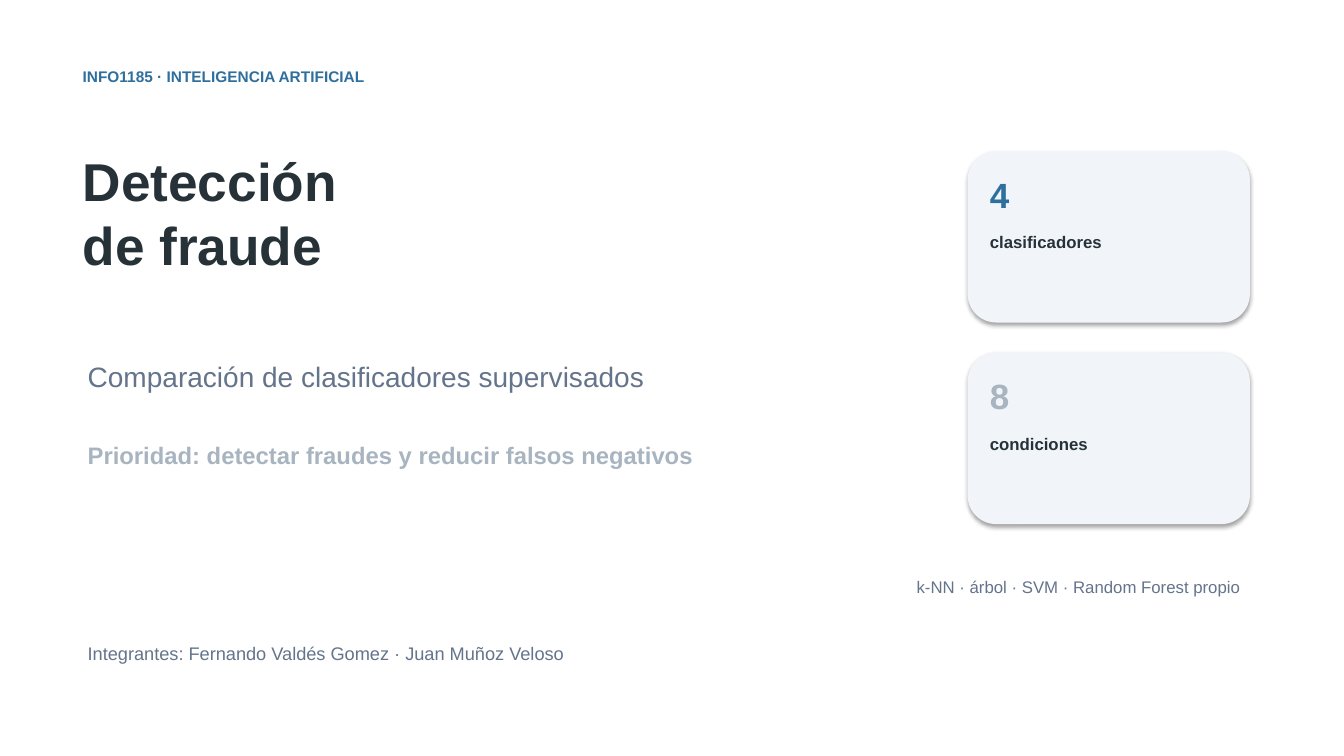
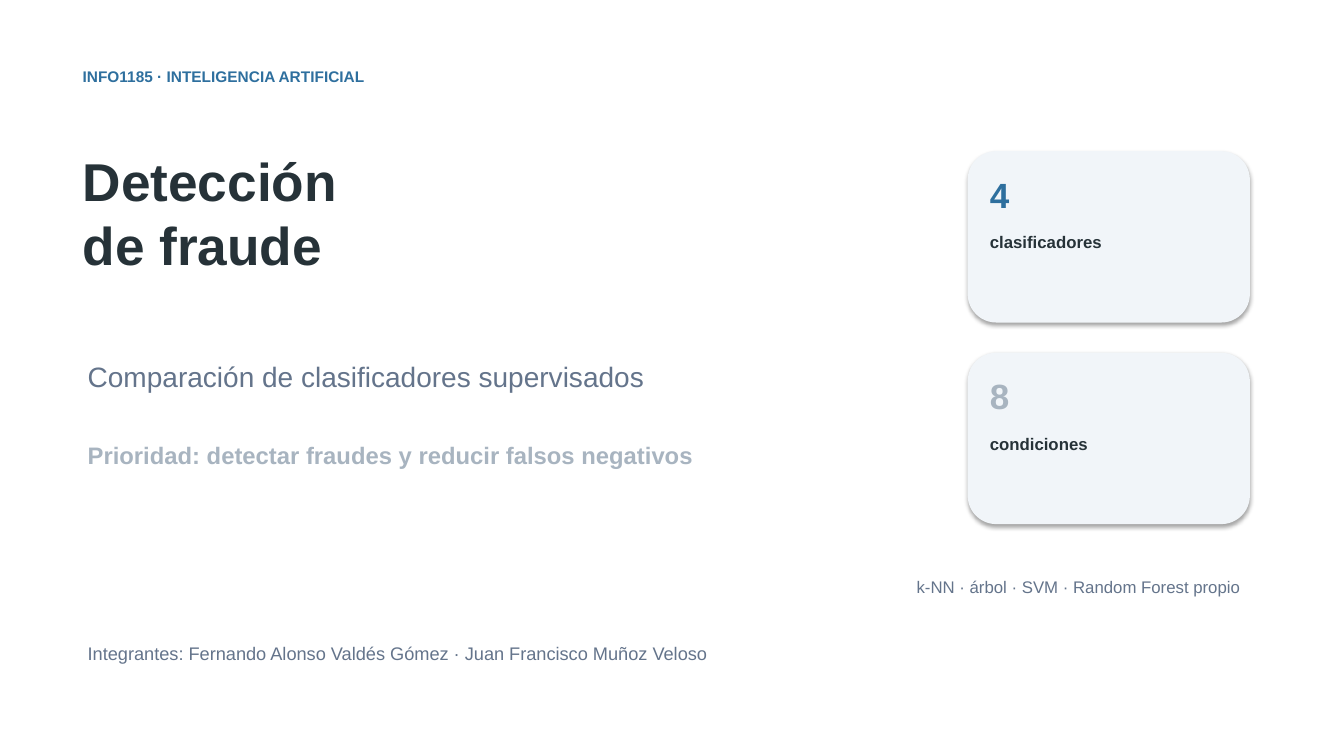
Before and after one commit to FernandoValdes01/Fraudetection, a slide deck: slide 1 of documentacion/presentacion/defensa_fraude.pptx. Drawn at 1344x756 pixels with LibreOffice and Linux fonts; fonts in the diff are those of the drawing. Boxes give left, top, right and bottom in pixels: in the first picture for what was removed or moved away, otherwise in the second. Text is boxed around its words. In the diff, an @@ line names an element or a change of style, - is before the commit and + after.

```diff
--- a/documentacion/presentacion/defensa_fraude.pptx
+++ b/documentacion/presentacion/defensa_fraude.pptx
@@ text at <box>88,646,708,664</box>: text changed @@
-Integrantes: Fernando Valdés Gomez · Juan Muñoz Veloso
+Integrantes: Fernando Alonso Valdés Gómez · Juan Francisco Muñoz Veloso
```
Also in this commit, not shown: 7 other slides changed, 4 other files.
